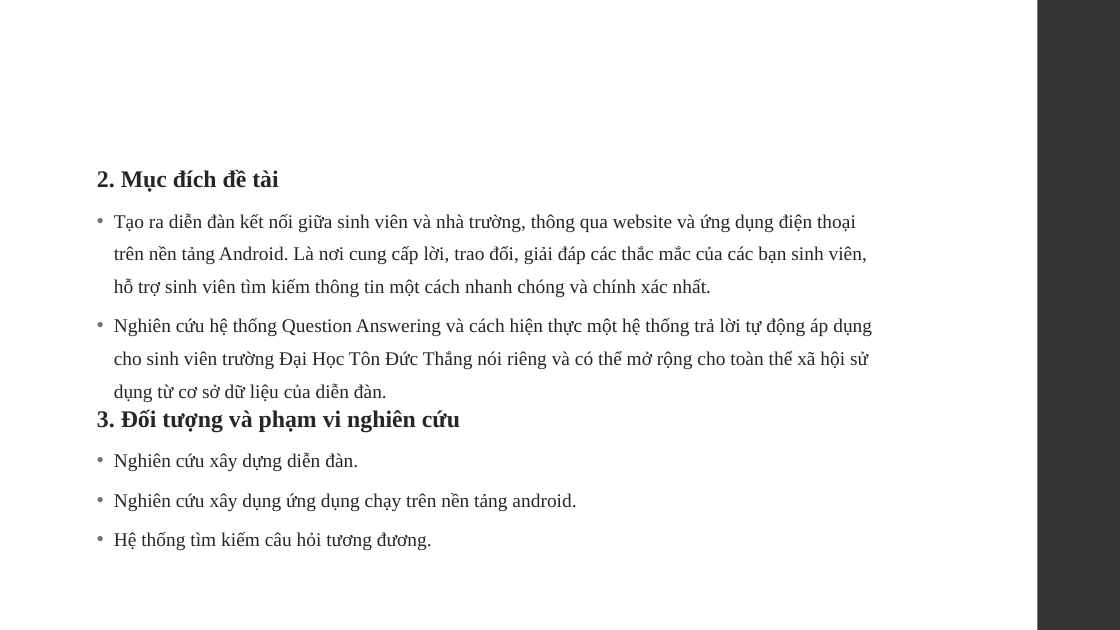
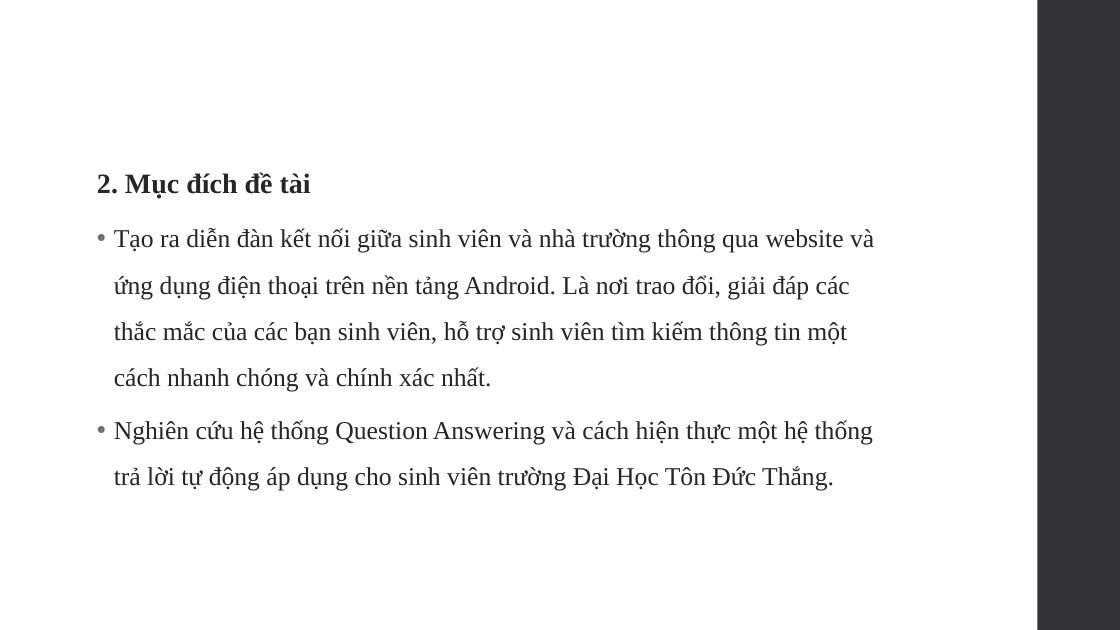
Before and after one commit to SaiGonSoftware/QA-Forum, a slide deck: slide 4 of Document/Baocao.pptx (slide 5 before the commit). Drawn at 1120x630 pixels with LibreOffice and Linux fonts; fonts in the diff are those of the drawing. Boxes give left, top, right and bottom in pixels: in the first picture for what was removed or moved away, otherwise in the second. Text is boxed around its words. In the diff, an @@ line names an element or a change of style, - is before the commit and + after.

```diff
--- a/Document/Baocao.pptx
+++ b/Document/Baocao.pptx
@@ text at (97,172,311,199): size 20.4 to 24 pt in "2. Mục đích đề tài"; line spacing 0.8 to 0.9 @@
@@ text at (114,228,874,491): text changed; size 16.6 to 22 pt @@
-    • Tạo ra diễn đàn kết nối giữa sinh viên và nhà trường, thông qua website và ứng dụng điện thoại trên nền tảng Android. Là nơi cung cấp lời, trao đổi, giải đáp các thắc mắc của các bạn sinh viên, hỗ trợ sinh viên tìm kiếm thông tin một cách nhanh chóng và chính xác nhất.
-    • Nghiên cứu hệ thống Question Answering và cách hiện thực một hệ thống trả lời tự động áp dụng cho sinh viên trường Đại Học Tôn Đức Thắng nói riêng và có thể mở rộng cho toàn thể xã hội sử dụng từ cơ sở dữ liệu của diễn đàn.
-    3. Đối tượng và phạm vi nghiên cứu
-    • Nghiên cứu xây dựng diễn đàn.
-    • Nghiên cứu xây dụng ứng dụng chạy trên nền tảng android.
-    • Hệ thống tìm kiếm câu hỏi tương đương.
+    • Tạo ra diễn đàn kết nối giữa sinh viên và nhà trường thông qua website và ứng dụng điện thoại trên nền tảng Android. Là nơi trao đổi, giải đáp các thắc mắc của các bạn sinh viên, hỗ trợ sinh viên tìm kiếm thông tin một cách nhanh chóng và chính xác nhất.
+    • Nghiên cứu hệ thống Question Answering và cách hiện thực một hệ thống trả lời tự động áp dụng cho sinh viên trường Đại Học Tôn Đức Thắng.
```
Also in this commit, not shown: 9 other slides changed, 14 slides added, 2 slides removed, 16 other files.
